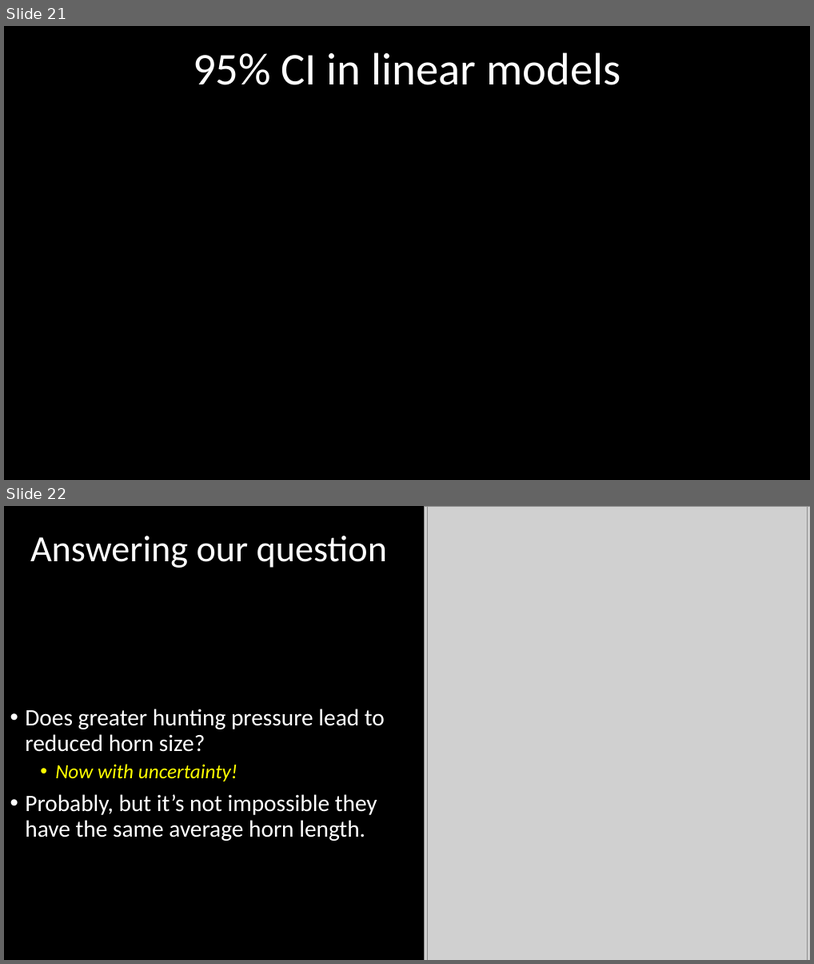
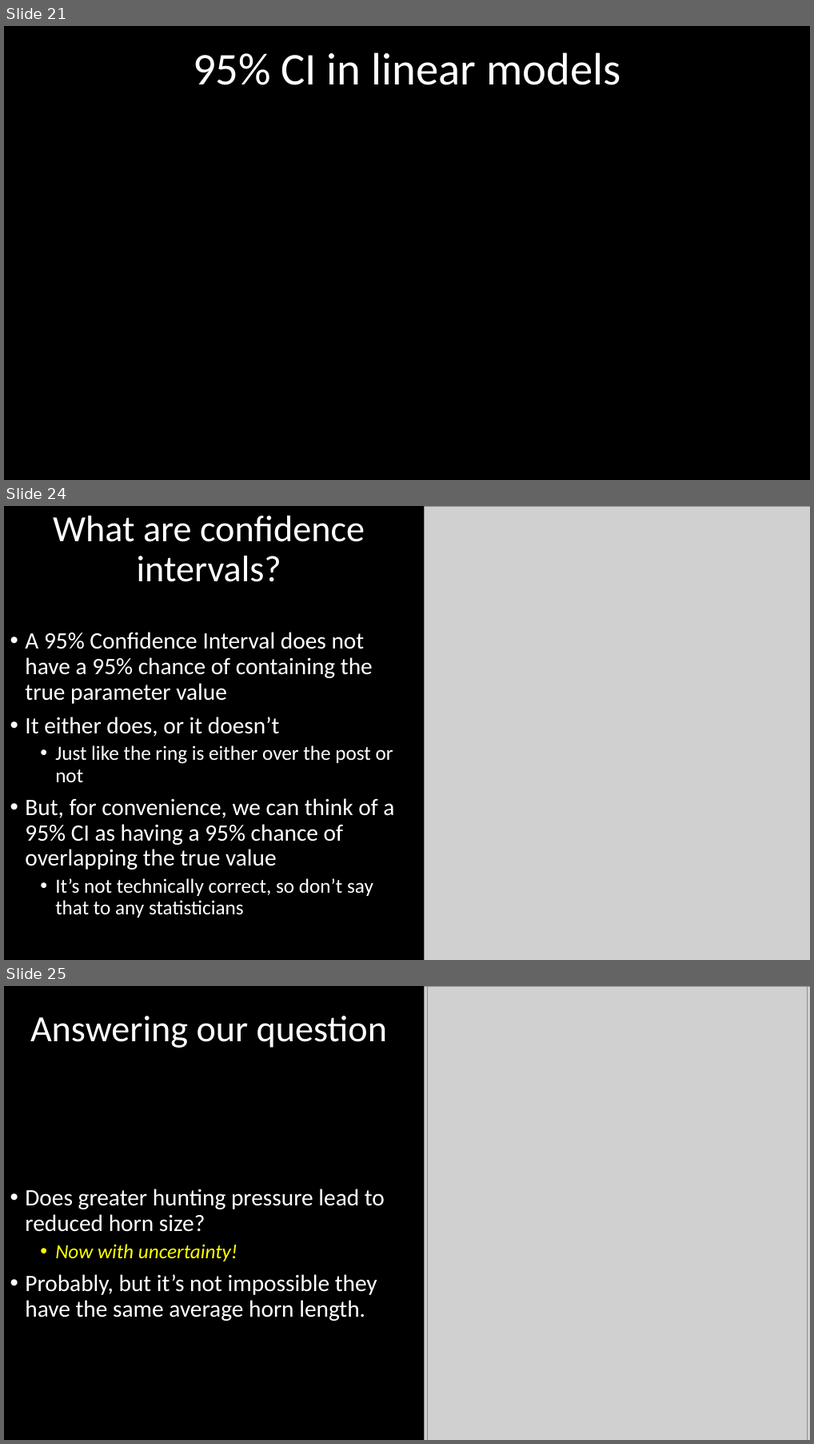
Before and after one commit to DeonRoos/006-BI3010, a slide deck: Lecture 7 - Cat LM/slides/Lecture 5.1 LM with categorical.pptx. Shown one above the other, each under a label of ours: slides 21 and 22 before the commit, slides 21, 24 and 25 after it; the slides between them are not shown. The pictures are 814x964 and 814x1444 pixels, drawn with LibreOffice and Linux fonts; fonts in the diff are those of the drawing; grey boxes stand for pictures. Boxes give left, top, right and bottom in pixels: in the first picture for what was removed or moved away, otherwise in the second. Text is boxed around its words. In the diff, an @@ line names an element or a change of style, - is before the commit and + after.

Commit message:
Added confounding lecture (but needs style correction) and explanations of 95% CI to categorical lecture.

```diff
--- a/Lecture 7 - Cat LM/slides/Lecture 5.1 LM with categorical.pptx
+++ b/Lecture 7 - Cat LM/slides/Lecture 5.1 LM with categorical.pptx
@@ slide 24 added at (4, 506, 810, 960), background #000000 @@
@@ title added at (53, 516, 365, 582), 44 pt, text #FFFFFF @@
+What are confidence intervals?
@@ picture added at (425, 506, 810, 960) @@
@@ text added at (25, 632, 394, 917), 28 pt, text #FFFFFF @@
+• A 95% Confidence Interval does not have a 95% chance of containing the true parameter value
+• It either does, or it doesn’t
+  • Just like the ring is either over the post or not
+• But, for convenience, we can think of a 95% CI as having a 95% chance of overlapping the true value
+  • It’s not technically correct, so don’t say that to any statisticians
@@ what was slide 22 is now slide 25 @@
```
Also in this commit, not shown: 2 other slides added, 4 other files.
